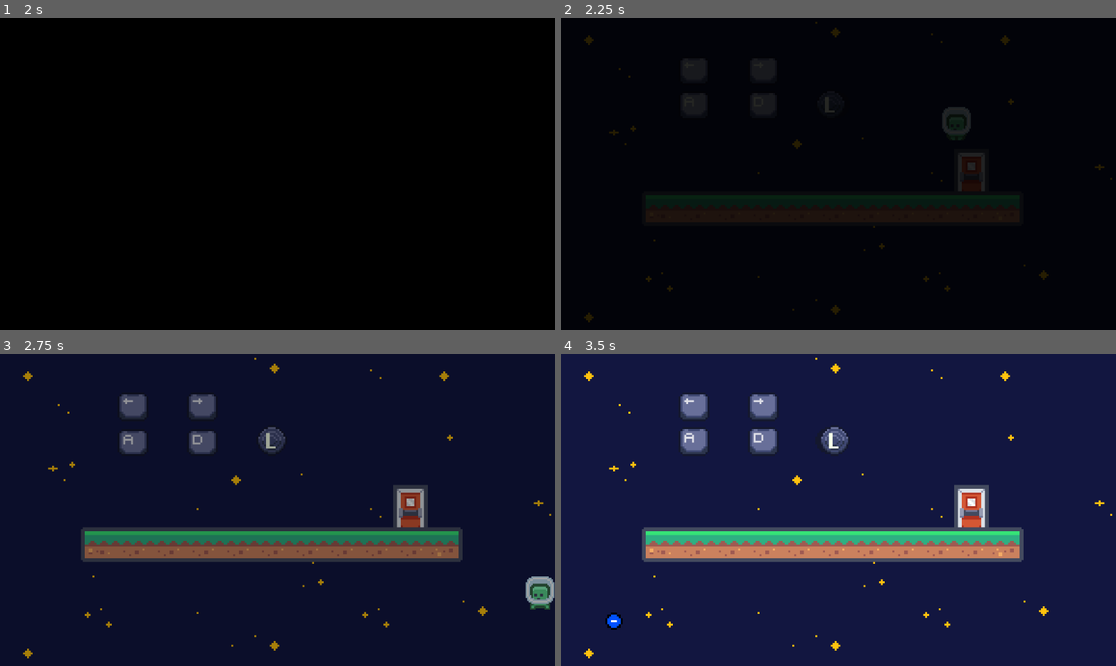
Above: before the commit, frames 1-4 (two rows, left to right).
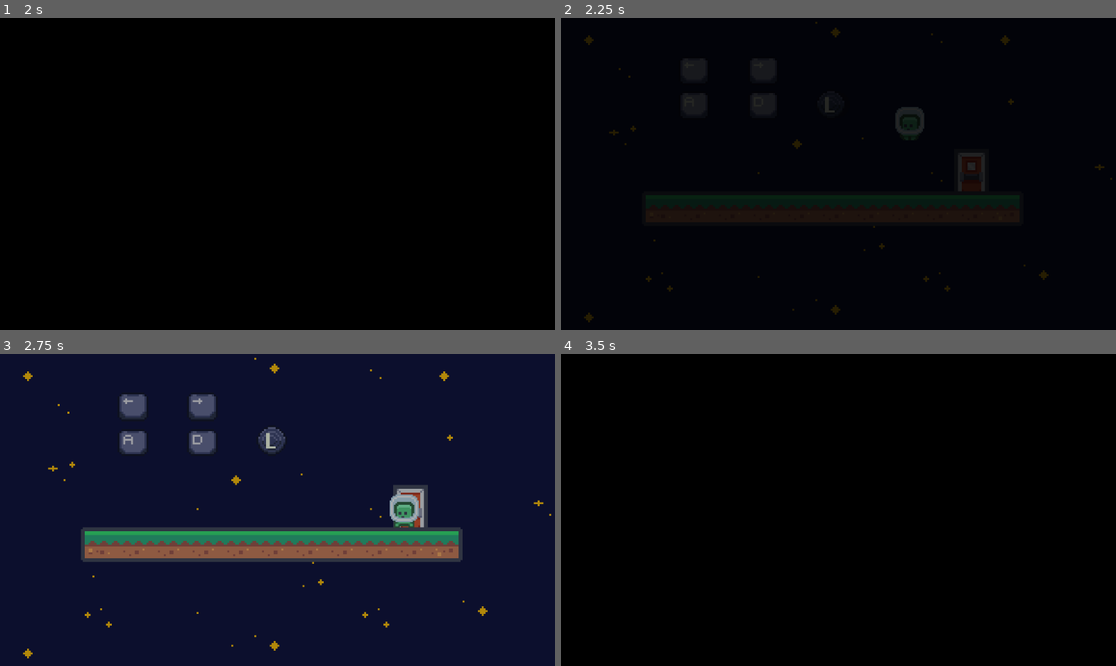
Above: after the commit, the same moments.

Repository: E-Be/GMTK_GJ2024
Game: Godot game, scene res://scenes/levels/levelWorld.tscn
Two runs of this game, one before a commit and one after it. Both use one fixed random seed, a clock stepped at 60 frames per second and the inputs below.
Inputs (mouse positions are in pixels of both pictures, inside the frame that each line leads up to):
- Up to frame 1 (2 s): click "Start" at 0.5 s; move the mouse to (399, 158) at 1.27 s; hold D (move_right) from 1.28 s (still down); hold Right mouse button (shoot_minus) from 1.28 s (still down); tap Space (jump) at 1.52, 1.82 s; click (399, 158) at 1.55 s
- Up to frame 2 (2.25 s): keep holding D (move_right); tap Enter at 2 s; move the mouse to (727, 189) at 2.02 s; release Right mouse button (shoot_minus) at 2.03 s; click (727, 189) at 2.1 s
- Up to frame 3 (2.75 s): keep holding D (move_right); tap Space (jump) at 2.27, 2.3, 2.57 s
- Up to frame 4 (3.5 s): move the mouse to (894, 441) at 2.77 s; release D (move_right) at 2.78 s; hold A (move_left) from 2.78 s (still down); hold Right mouse button (shoot_minus) from 2.78 s (still down); tap Space (jump) at 2.85 s

Frame 1 is identical in both runs. In frame 2, 0.7% of the frame differs, in the area x 60-74%, y 28-40%; in frame 3, 0.9%; in frame 4, 100%, in the area x 0-100%, y 0-100%.

Commit message:
Added SFX

Diff:
--- /dev/null
+++ b/autoload/sound_manager.gd
@@ -0,0 +1,11 @@
+extends Node
+
+@onready var music = %Music
+@onready var zap = %Zap
+@onready var jump = %Jump
+
+func playZap():
+	zap.play()
+
+func playJump():
+	jump.play()
--- /dev/null
+++ b/autoload/sound_manager.tscn
@@ -0,0 +1,22 @@
+[gd_scene load_steps=4 format=3 uid="uid://tjdbt2nvu1br"]
+
+[ext_resource type="Script" path="res://autoload/sound_manager.gd" id="1_xwem3"]
+[ext_resource type="AudioStream" uid="uid://c7cwod8fwfhsw" path="res://audio/laser_beam.mp3" id="2_qk565"]
+[ext_resource type="AudioStream" uid="uid://d2m2rxbl4ui2j" path="res://audio/jump.mp3" id="3_jas6p"]
+
+[node name="Sound" type="Node"]
+script = ExtResource("1_xwem3")
+
+[node name="Music" type="AudioStreamPlayer2D" parent="."]
+unique_name_in_owner = true
+
+[node name="Zap" type="AudioStreamPlayer2D" parent="."]
+unique_name_in_owner = true
+stream = ExtResource("2_qk565")
+max_polyphony = 2
+bus = &"SFX"
+
+[node name="Jump" type="AudioStreamPlayer2D" parent="."]
+unique_name_in_owner = true
+stream = ExtResource("3_jas6p")
+bus = &"SFX"
--- /dev/null
+++ b/default_bus_layout.tres
@@ -0,0 +1,15 @@
+[gd_resource type="AudioBusLayout" format=3 uid="uid://mmn6l2ra2ugd"]
+
+[resource]
+bus/1/name = &"Music"
+bus/1/solo = false
+bus/1/mute = false
+bus/1/bypass_fx = false
+bus/1/volume_db = -6.5751
+bus/1/send = &"Master"
+bus/2/name = &"SFX"
+bus/2/solo = false
+bus/2/mute = false
+bus/2/bypass_fx = false
+bus/2/volume_db = -2.91905
+bus/2/send = &"Master"
--- a/project.godot
+++ b/project.godot
@@ -18,6 +18,7 @@
 [autoload]
 
 SceneManager="*res://autoload/scene_manager.tscn"
+SoundManager="*res://autoload/sound_manager.tscn"
 
 [input]
 
--- a/scripts/player.gd
+++ b/scripts/player.gd
@@ -20,6 +20,7 @@
 var isCoyoteJumpAvailable = true
 
 func jump():
+	SoundManager.playJump()
 	velocity.y = jump_velocity
 
 func getGravity():
--- a/scripts/weapon.gd
+++ b/scripts/weapon.gd
@@ -18,6 +18,7 @@
 func fire(effect: Constants.StateChange, direction : Vector2):
 
 	if canFire:
+		SoundManager.playZap()
 		canFire = false
 		# delay between shots
 		fireTimer.start(1)
@@ -28,14 +29,10 @@
 	var newProjectile = projectile.instantiate()
 
 	newProjectile.effect = effect
+	newProjectile.direction = direction
+	newProjectile.global_position = global_position + (direction * 18)
 
 	get_tree().get_root().add_child(newProjectile)
 
-	newProjectile.direction = direction
-	print("Global pos: " + str(global_position))
-	print("Direction: " + str(direction))
-	newProjectile.global_position = global_position + (direction * 18)
-	print("Direction: " + str(direction))
-
 func on_fire_timer_timeout():
 	canFire = true
Not shown, added: audio/jump.mp3.import
Not shown, added: audio/laser_beam.mp3.import
Not shown, added: audio/jump.mp3
Not shown, added: audio/laser_beam.mp3
